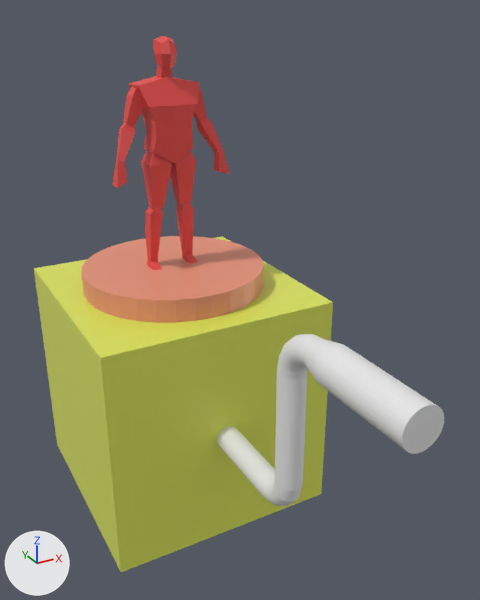
Renders of the glTF model Blender_files/musicbox.glb from each side of a commit.
Before and after are seen from a camera (50 mm lens) standing at (-1.06, -2.54, 2.13) and looking at (0.06, -0.5, 1.11). The axes (+X, +Y, +Z) are drawn at lower left. The lights are the same throughout. Where no turn or scale is listed for an object, it has been applied to the vertices.

The scene before the commit, as lines of its bpy script (objects in view):
```python
me_cube_001 = bpy.data.meshes.new('Cube.001')
me_cube_001.from_pydata(...)  # a box spanning x -1.0..1.0, y -1.0..1.0, z -0.99..1.01
me_cube_001.materials.append(mat_material_002)  # yellow #dee75b
me_cube_002 = bpy.data.meshes.new('Cube.002')
me_cube_002.from_pydata(...)  # 194 vertices, 340 faces; spans x -0.5..0.5, y -0.16..0.16, z 0.01..1.92
me_cube_002.materials.append(mat_material_001)  # red #e74b49
me_cylinder_001 = bpy.data.meshes.new('Cylinder.001')
me_cylinder_001.from_pydata(...)  # 480 vertices, 982 faces; spans x -1.4..1.4, y -1.0..14.8, z -1.0..4.4
me_cylinder_002 = bpy.data.meshes.new('Cylinder.002')
me_cylinder_002.from_pydata(...)  # a 32-sided cylinder along z spanning x -0.395..0.395, y -0.395..0.395, z -0.395..0.395
me_cylinder_002.materials.append(mat_material_003)  # beige #e79377
ob_cube = bpy.data.objects.new('Cube', me_cube_001)
ob_cube.location = (0.0, 0.0, 0.5)
ob_cube.rotation_euler = (0.0, 0.0, -1.571)  # degrees (0, 0, -90)
ob_cube.scale = (0.5, 0.5, 0.5)
ob_cube_001 = bpy.data.objects.new('Cube.001', me_cube_002)
ob_cube_001.location = (0.0, 0.0, 1.069)
ob_cube_001.scale = (0.5, 0.5, 0.5)
ob_cylinder = bpy.data.objects.new('Cylinder', me_cylinder_001)
ob_cylinder.location = (0.0, -0.659, 0.5)
ob_cylinder.rotation_euler = (1.571, 0.0, 0.0)  # degrees (90, 0, 0)
ob_cylinder.scale = (0.05, 0.05, 0.2)
ob_cylinder_001 = bpy.data.objects.new('Cylinder.001', me_cylinder_002)
ob_cylinder_001.location = (0.0, 0.0, 0.704)
```
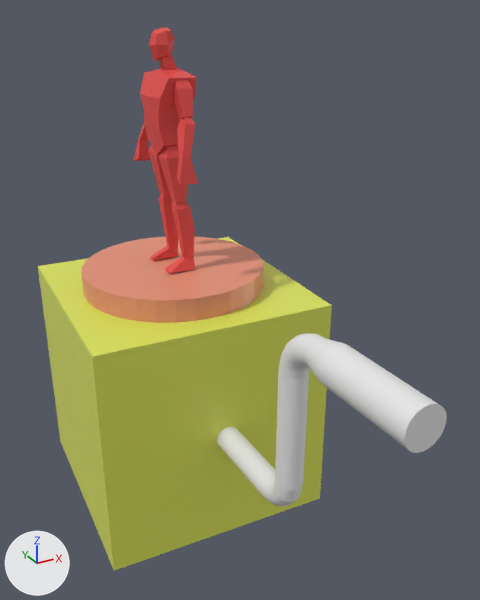
Location of each change, [x1, y1, x2, y2] in pixels of the pictures (480 x 600 px):
'Cube', turned: before [34, 236, 333, 572]; after [38, 237, 332, 571]
'Cylinder', turned: before [217, 334, 444, 506]; after [217, 334, 447, 506]
'Cube.001', moved, turned: before [112, 36, 229, 270]; after [134, 27, 198, 274]

What the commit changed:
Object 'Cube' (ob_cube) turns from (0, 0, -90) to (0, 0, -93) degrees about x, y and z.
Object 'Cylinder' (ob_cylinder) turns from (90, 0, 0) to (90, 0.7, 0) degrees about x, y and z.
Object 'Cube.001' (ob_cube_001) moves from (0.0, 0.0, 1.069) to (0.0, 0.0, 1.1).
Object 'Cube.001' (ob_cube_001) turns from (0, 0, 0) to (0, 0, -90) degrees about x, y and z.
